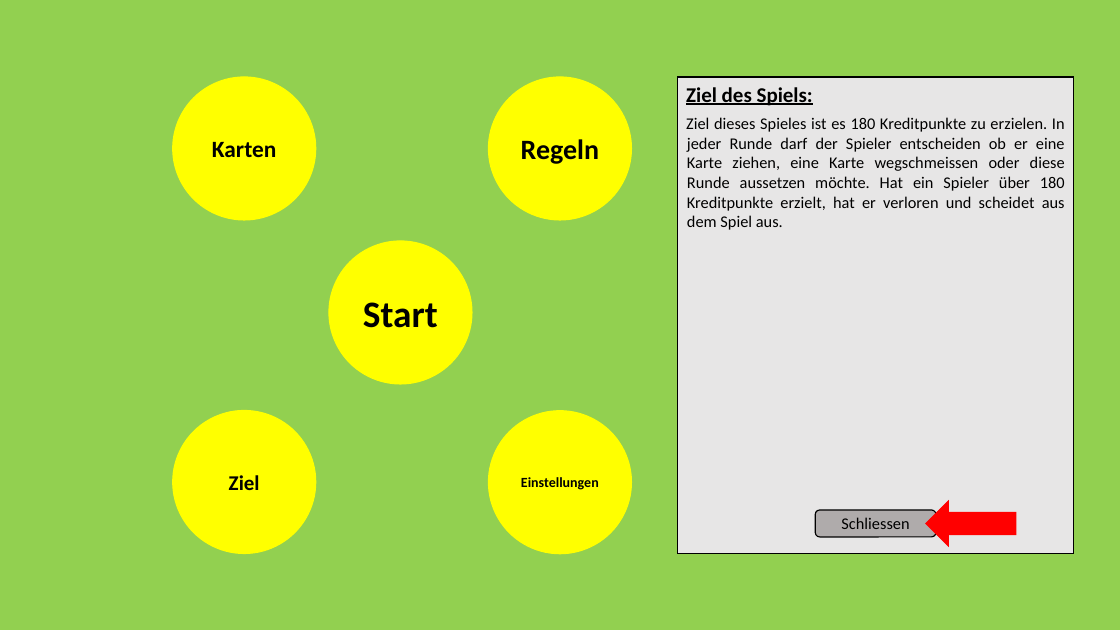
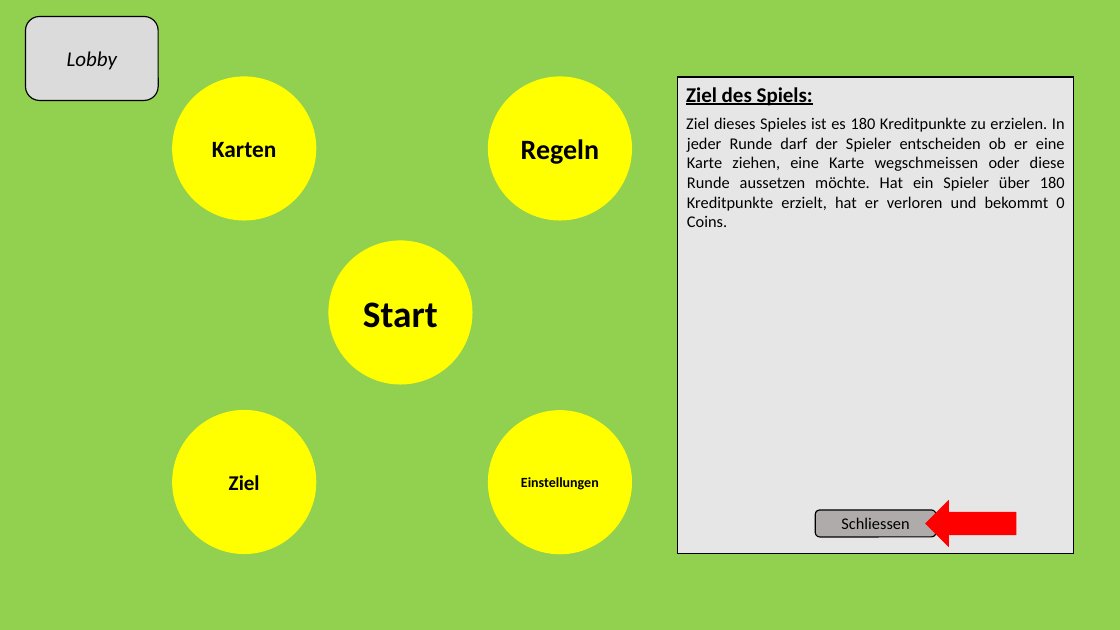
Before and after one commit to jnussbaum/TheBachelorsChaseGame, a slide deck: slide 2 of documents/Meilensteine/Meilenstein I/mockup.pptx. Drawn at 1120x630 pixels with LibreOffice and Linux fonts; fonts in the diff are those of the drawing. Boxes give left, top, right and bottom in pixels: in the first picture for what was removed or moved away, otherwise in the second. Text is boxed around its words. In the diff, an @@ line names an element or a change of style, - is before the commit and + after.

```diff
--- a/documents/Meilensteine/Meilenstein I/mockup.pptx
+++ b/documents/Meilensteine/Meilenstein I/mockup.pptx
@@ rounded rectangle added at [25, 17, 158, 101], fill #DBDBDB, outline #000000 1 pt, 18 pt, text #000000, italic @@
+Lobby
@@ text in rectangle at [686, 117, 1065, 227]: text changed @@
-Ziel dieses Spieles ist es 180 Kreditpunkte zu erzielen. In jeder Runde darf der Spieler entscheiden ob er eine Karte ziehen, eine Karte wegschmeissen oder diese Runde aussetzen möchte. Hat ein Spieler über 180 Kreditpunkte erzielt, hat er verloren und scheidet aus dem Spiel aus.
+Ziel dieses Spieles ist es 180 Kreditpunkte zu erzielen. In jeder Runde darf der Spieler entscheiden ob er eine Karte ziehen, eine Karte wegschmeissen oder diese Runde aussetzen möchte. Hat ein Spieler über 180 Kreditpunkte erzielt, hat er verloren und bekommt 0 Coins.
```
Also in this commit, not shown: 6 other slides changed, 8 slides added.
